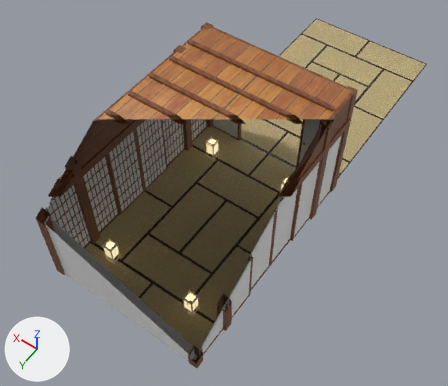
The glTF model tests/bin/models/Washitsu/washitsu.gltf, before and after one commit.
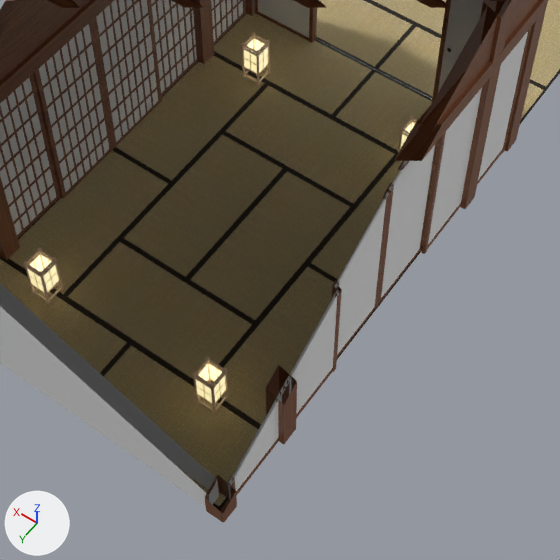
Old and new are each drawn whole from a 50 mm lens placed at (-4.97, 6.18, 11.31), pointed at (0.02, -0.79, 0.35) and again close up on the part from 20% to 80% of the width and 31% to 100% of the height. The lights are fixed; the arrows at lower left show +X, +Y and +Z. Everything nearer to the camera than a plane just in front of the edit is cut away. Where no turn or scale is listed for an object, it has been applied to the vertices.

The older version as bpy lines, for what is in view:
```python
me_cube_045 = bpy.data.meshes.new('Cube.045')
me_cube_045.from_pydata(...)  # 232 vertices, 344 faces; spans x -0.122..0.123, y -0.123..0.123, z -0.372..0.192
# faces by material slot: [8, 288, 48]
me_cube_045.materials.append(mat_material_lamp_paper)  # white #e7e7e7
me_cube_045.materials.append(mat_material_lamp_wood)  # picture img_lightwood
me_cube_045.materials.append(mat_material_lamp_wood_001)  # picture img_lightwood
me_plane_002 = bpy.data.meshes.new('Plane.002')
me_plane_002.from_pydata(...)  # 16 vertices, 18 faces; spans x -0.44..0.44, y -0.88..0.88, z 0.0
# faces by material slot: [16, 2]
me_plane_002.materials.append(mat_material_tatamiedge)  # black #1d1405
me_plane_002.materials.append(mat_material_tatami)  # picture img_tatami
ob_lamp_paper_004 = bpy.data.objects.new('Lamp.Paper.004', me_cube_045)
ob_lamp_paper_004.location = (1.06, -1.77, 0.39)
ob_tatami_003 = bpy.data.objects.new('Tatami.003', me_plane_002)
ob_tatami_003.location = (0.0, 1.32, 0.01)
ob_tatami_003.rotation_euler = (0.0, 0.0, -1.571)  # degrees (0, 0, -90)
ob_tatami_006 = bpy.data.objects.new('Tatami.006', me_plane_002)
ob_tatami_006.location = (0.88, 2.2, 0.01)
ob_tatami_006.rotation_euler = (0.0, 0.0, -1.571)  # degrees (0, 0, -90)
# also in view: 'Tatami.022' at (-1.32, -4.41, 0.01); 'Door.Left.003' at (1.71, 0.0, 1.04); 'Door.Left.002' at (-1.76, 0.0, 1.04); 'Door.Left.004' at (1.75, -1.66, 1.04); 'Tatami.005' at (-0.88, -2.2, 0.01)
```
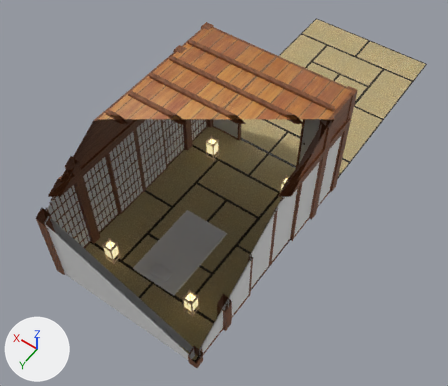
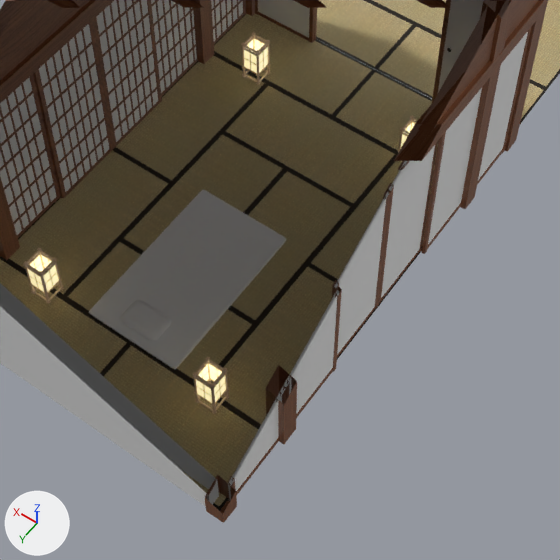
Commit message: washitsu bed

Diff of the bpy script that builds the scene:
```diff
--- a/tests/bin/models/Washitsu/washitsu.gltf.py
+++ b/tests/bin/models/Washitsu/washitsu.gltf.py
@@ mat_material_bed @@
+mat_material_bed = principled_material('Material.Bed')
+mat_material_bed.base_color = (0.8, 0.8, 0.8)  # white #e7e7e7
+mat_material_bed.roughness = 0.878
@@ me_cube_037 @@
+me_cube_037.from_pydata(...)  # 834 vertices, 1664 faces; spans x -0.231..0.231, y -0.151..0.162, z -0.037..0.046
+me_cube_037.materials.append(mat_material_bed)  # white #e7e7e7
@@ me_cube_036_1 @@
+me_cube_036_1.from_pydata(...)  # 610 vertices, 1216 faces; spans x -0.55..0.55, y -0.94..0.94, z -0.03..0.03
+me_cube_036_1.materials.append(mat_material_bed)  # white #e7e7e7
@@ ob_pillow @@
+ob_pillow = bpy.data.objects.new('Pillow', me_cube_037)
+ob_pillow.location = (0.0, 1.52, 0.1)
@@ ob_bed @@
+ob_bed = bpy.data.objects.new('Bed', me_cube_036_1)
+ob_bed.location = (0.0, 0.82, 0.04)
```

Boxes (x1, y1, x2, y2) around the edits, measured in the close-ups (560 x 560 px):
'Bed', added
    after: (89, 190, 287, 369)
'Pillow', added
    after: (120, 300, 171, 341)
'Tatami.003', unchanged, covered by the edit
    both: (64, 239, 256, 383)
